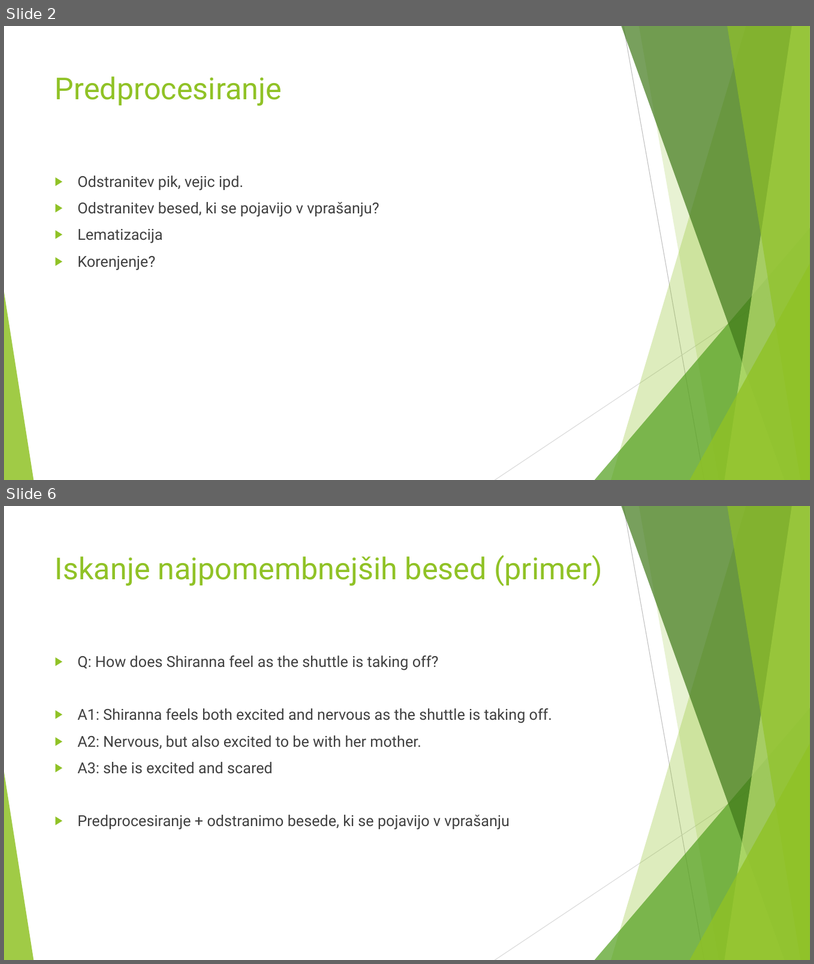
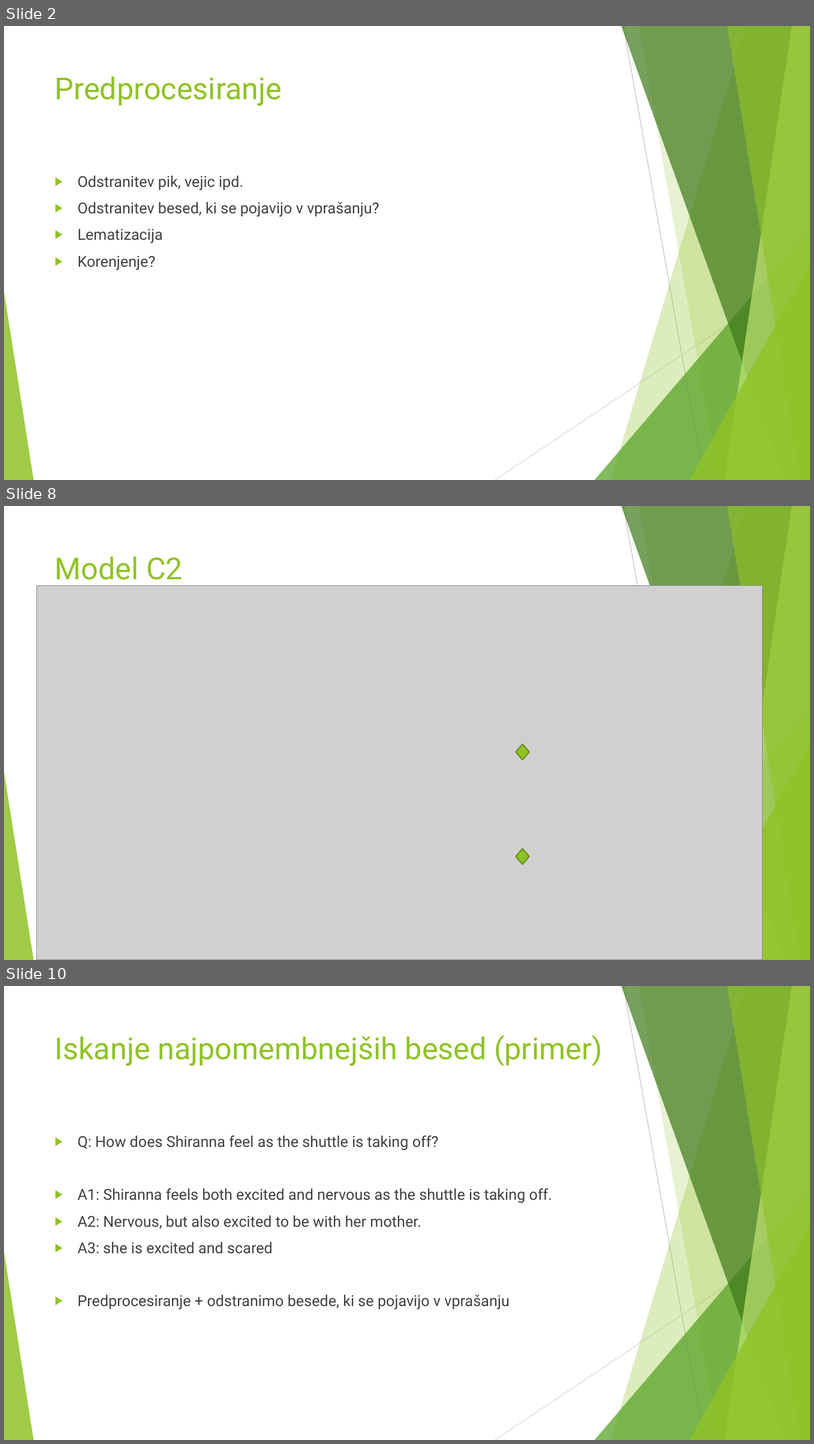
Before and after one commit to venom1270/onj-seminar2, a slide deck: presentation.pptx. Shown one above the other, each under a label of ours: slides 2 and 6 before the commit, slides 2, 8 and 10 after it; the slides between them are not shown. The pictures are 814x964 and 814x1444 pixels, drawn with LibreOffice and Linux fonts; fonts in the diff are those of the drawing; grey boxes stand for pictures. Boxes give left, top, right and bottom in pixels: in the first picture for what was removed or moved away, otherwise in the second. Text is boxed around its words. In the diff, an @@ line names an element or a change of style, - is before the commit and + after.

Commit message:
Updated server model parameters, updated presentation

```diff
--- a/presentation.pptx
+++ b/presentation.pptx
@@ slide 8 added at bbox=[4, 506, 810, 960], background #FFFFFF; not listed: 10 template elements that a slide beside it also shows @@
@@ title added at bbox=[55, 556, 183, 586], 36 pt, text #90C226 @@
+Model C2
@@ picture added at bbox=[36, 585, 762, 960] @@
@@ diamond added at bbox=[516, 744, 530, 759], fill #90C226, outline #6B901C 1.5 pt @@
@@ diamond added at bbox=[516, 849, 530, 864], fill #90C226, outline #6B901C 1.5 pt @@
@@ what was slide 6 is now slide 10 @@
```
Also in this commit, not shown: 4 slides changed, 4 other slides added, 3 other files.
